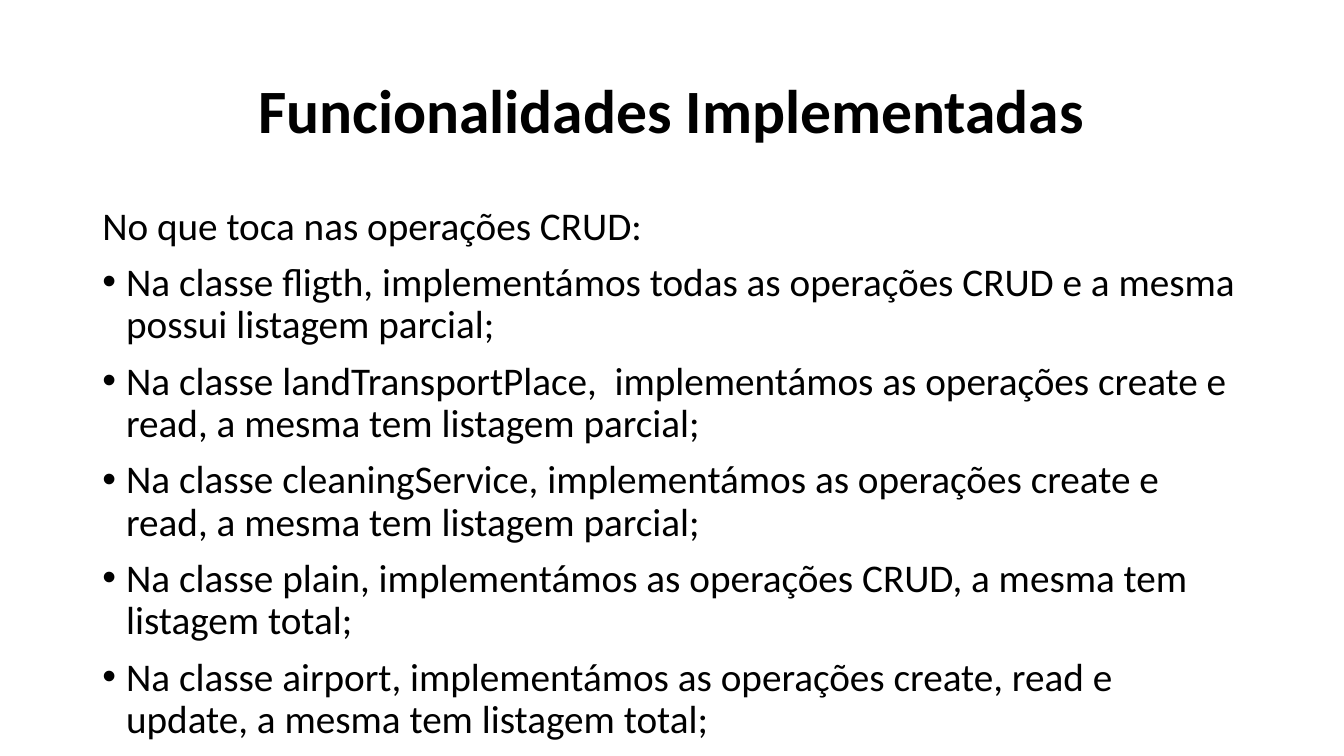
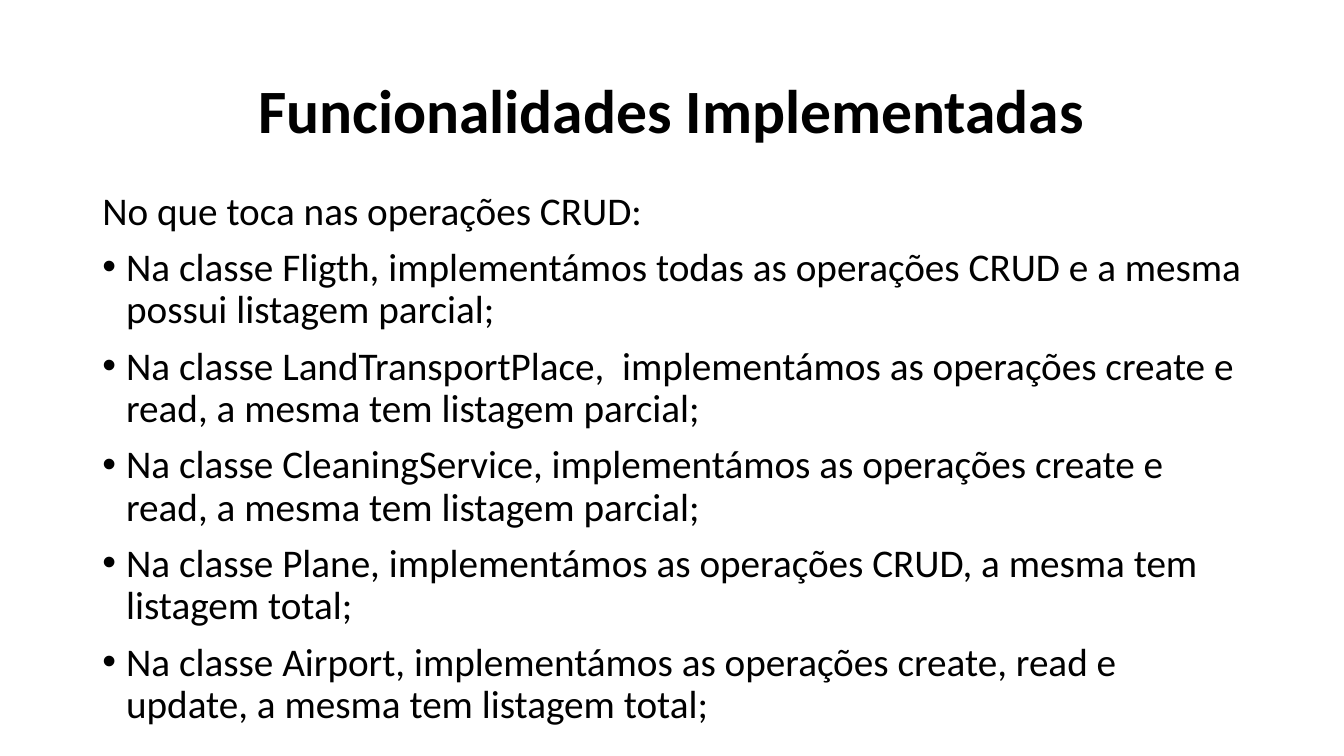
Before and after one commit to Naapperas/feup-aed-proj1, a slide deck: slide 6 of Apresentação.pptx. Drawn at 1344x756 pixels with LibreOffice and Linux fonts; fonts in the diff are those of the drawing. Boxes give left, top, right and bottom in pixels: in the first picture for what was removed or moved away, otherwise in the second. Text is boxed around its words. In the diff, an @@ line names an element or a change of style, - is before the commit and + after.

```diff
--- a/Apresentação.pptx
+++ b/Apresentação.pptx
@@ text "No que toca nas operações ...": place and size @@
-text "No que toca nas operações ..." at (102, 214, 1235, 698)
+text "No que toca nas operações ..." at (102, 199, 1241, 683)
@@ text at (126, 253, 1241, 683): text changed @@
-• Na classe fligth, implementámos todas as operações CRUD e a mesma possui listagem parcial;
-• Na classe landTransportPlace, implementámos as operações create e read, a mesma tem listagem parcial;
-• Na classe cleaningService, implementámos as operações create e read, a mesma tem listagem parcial;
-• Na classe plain, implementámos as operações CRUD, a mesma tem listagem total;
-• Na classe airport, implementámos as operações create, read e update, a mesma tem listagem total;
+• Na classe Fligth, implementámos todas as operações CRUD e a mesma possui listagem parcial;
+• Na classe LandTransportPlace, implementámos as operações create e read, a mesma tem listagem parcial;
+• Na classe CleaningService, implementámos as operações create e read, a mesma tem listagem parcial;
+• Na classe Plane, implementámos as operações CRUD, a mesma tem listagem total;
+• Na classe Airport, implementámos as operações create, read e update, a mesma tem listagem total;
```
Also in this commit, not shown: 3 other slides changed, 8 other files.
